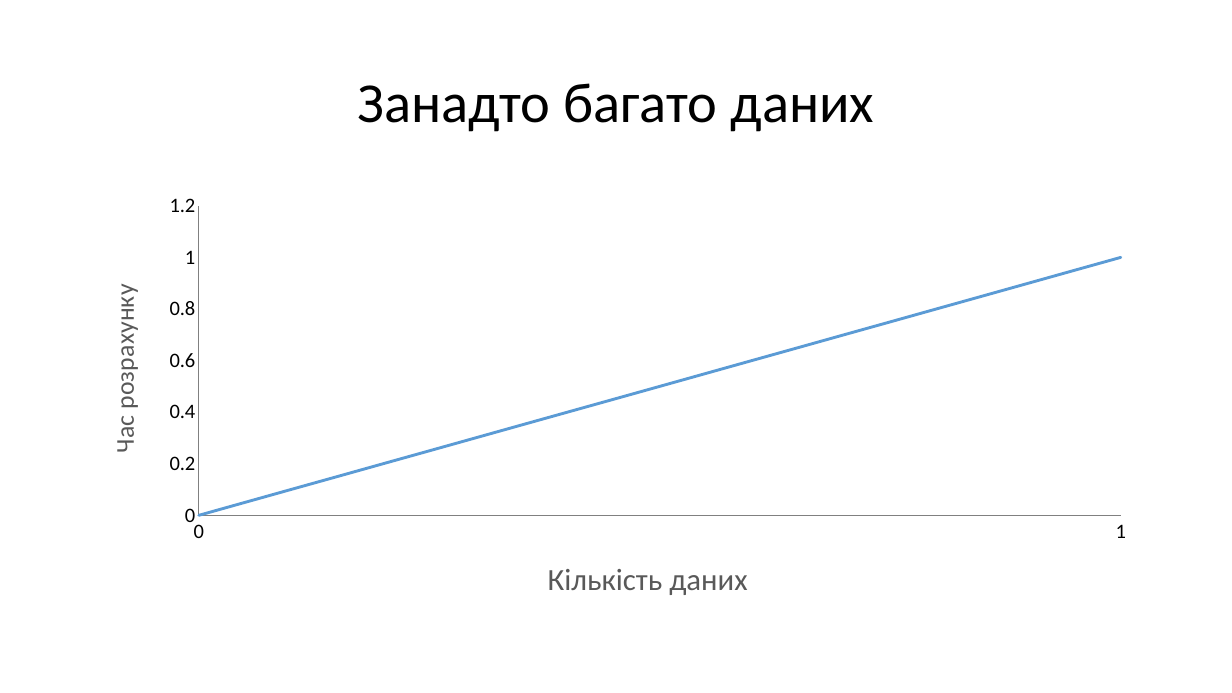
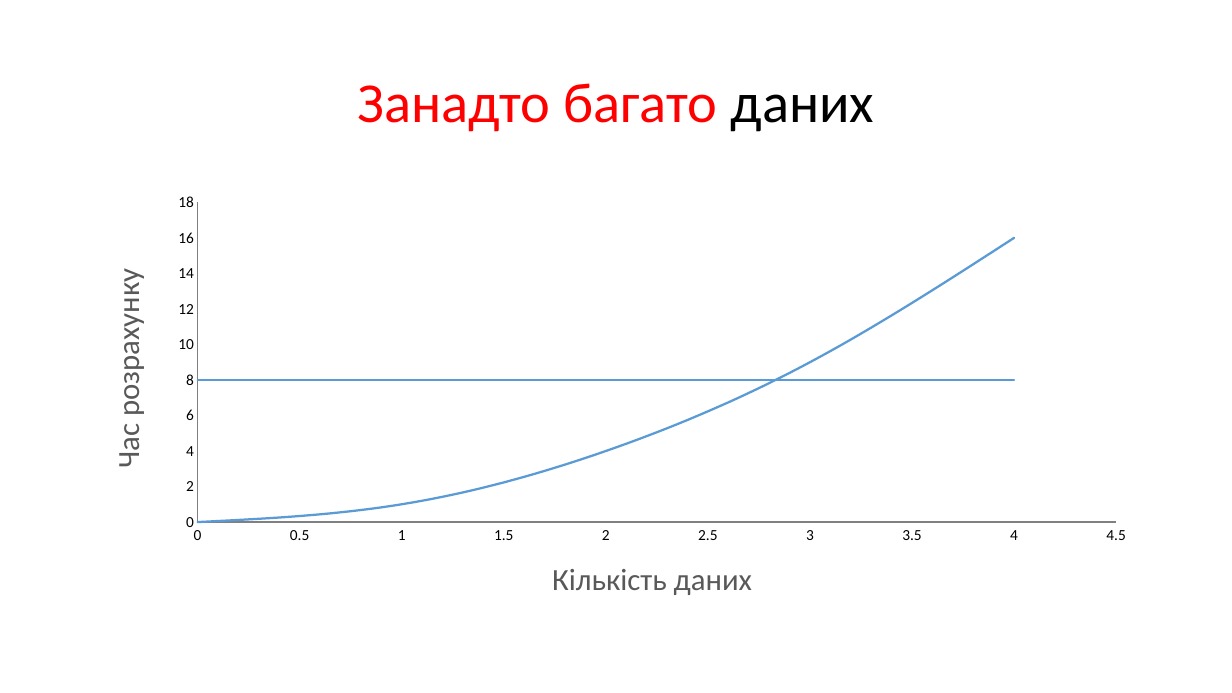
Before and after one commit to RasAlhague/MDRV-Diploma, a slide deck: slide 3 of Presentation.pptx (slide 4 before the commit). Drawn at 1232x693 pixels with LibreOffice and Linux fonts; fonts in the diff are those of the drawing. Boxes give left, top, right and bottom in pixels: in the first picture for what was removed or moved away, otherwise in the second. Text is boxed around its words. In the diff, an @@ line names an element or a change of style, - is before the commit and + after.

```diff
--- a/Presentation.pptx
+++ b/Presentation.pptx
@@ title "Занадто багато даних" at bbox=[357, 83, 875, 132]: text colour #000000 to #FF0000 in "Занадто багато" @@
@@ line chart at bbox=[85, 185, 1148, 625] @@
@@ line chart to scatter smooth chart @@
-categories: 0, 1
+categories: 
-Series 1: 0, 1
+Series 1: (0, 0), (1, 1), (2, 4), (3, 9), (4, 16)
+Series 2: (0, 8), (1, 8), (2, 8), (3, 8), (4, 8)
@@ category axis changed @@
@@ value axis changed @@
@@ lettering changed @@
```
Also in this commit, not shown: 9 slides added, 3 slides removed, 18 other files.
